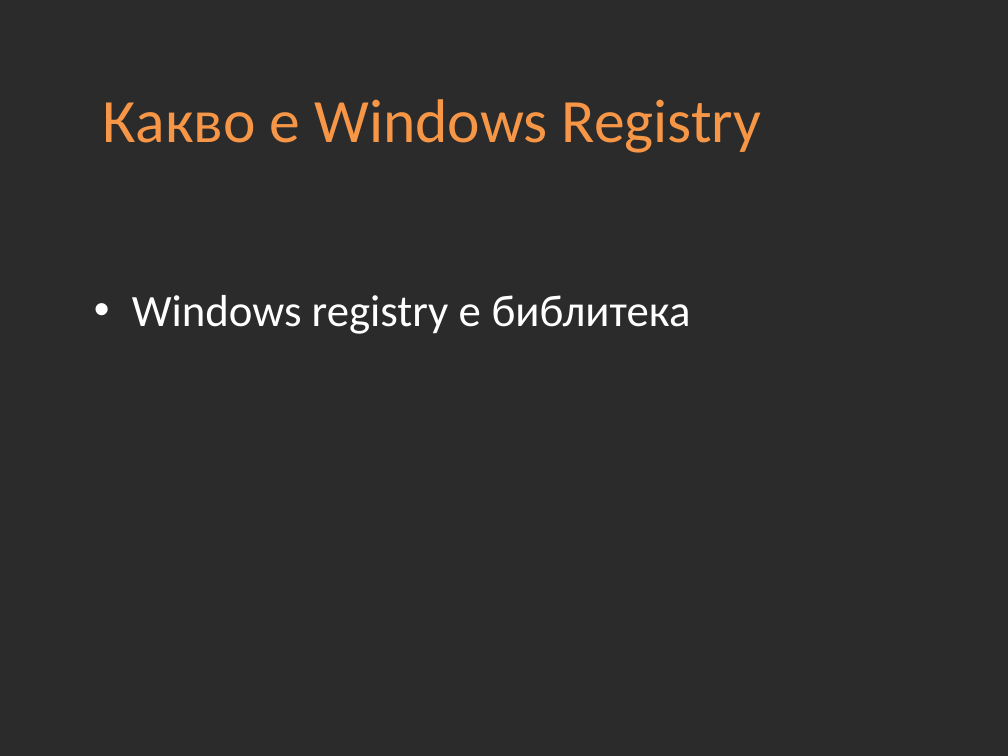
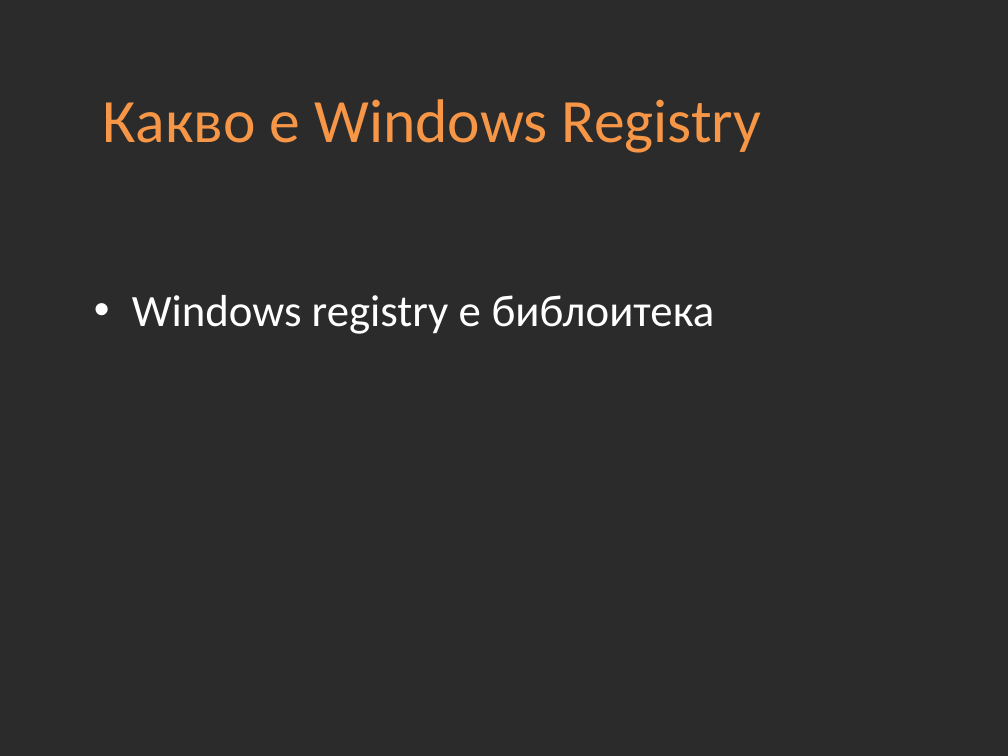
Before and after one commit to Academy-Soft-Intellect/Programming-Introduction-Course, a slide deck: slide 6 of 02-Computer-Knowledge.pptx. Drawn at 1008x756 pixels with LibreOffice and Linux fonts; fonts in the diff are those of the drawing; background and template pictures are left out; a plain dark background stands for a picture behind light text. Boxes give left, top, right and bottom in pixels: in the first picture for what was removed or moved away, otherwise in the second. Text is boxed around its words. In the diff, an @@ line names an element or a change of style, - is before the commit and + after.

```diff
--- a/02-Computer-Knowledge.pptx
+++ b/02-Computer-Knowledge.pptx
@@ text at (132, 295, 715, 334): text changed @@
-• Windows registry e библитека
+• Windows registry e библoитека
```
Also in this commit, not shown: 5 other files.
